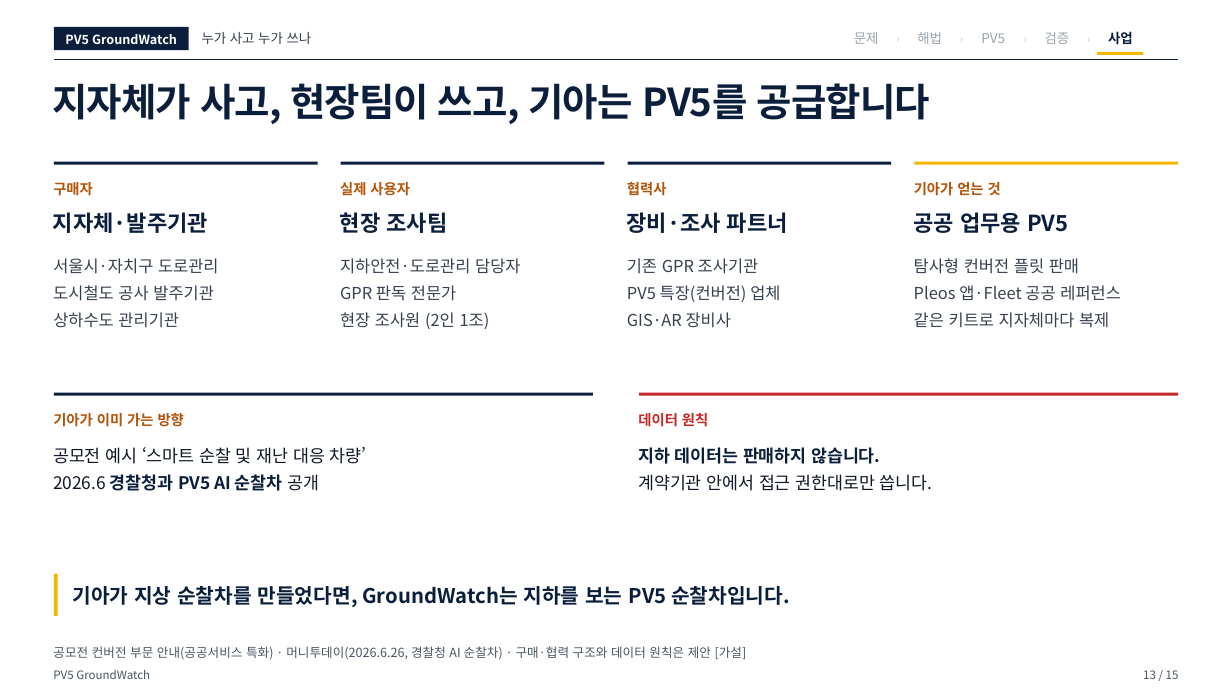
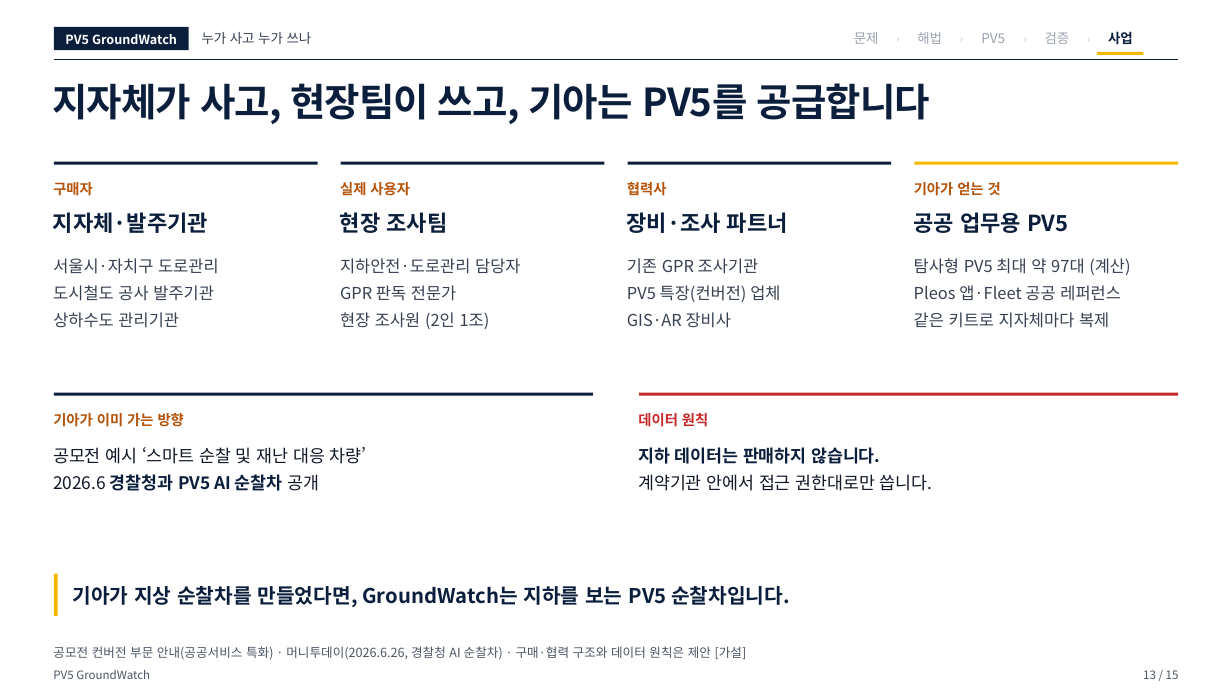
Before and after one commit to woojin-choe/pv5-hose-lab, a slide deck: slide 13 of ppt_all/PV5_GroundWatch_10_23.pptx. Drawn at 1232x693 pixels with LibreOffice and Linux fonts; fonts in the diff are those of the drawing. Boxes give left, top, right and bottom in pixels: in the first picture for what was removed or moved away, otherwise in the second. Text is boxed around its words. In the diff, an @@ line names an element or a change of style, - is before the commit and + after.

```diff
--- a/ppt_all/PV5_GroundWatch_10_23.pptx
+++ b/ppt_all/PV5_GroundWatch_10_23.pptx
@@ text at bbox=[914, 258, 1130, 275]: text changed @@
-탐사형 컨버전 플릿 판매
+탐사형 PV5 최대 약 97대 (계산)
```
Also in this commit, not shown: 3 other slides changed, 8 other files.
